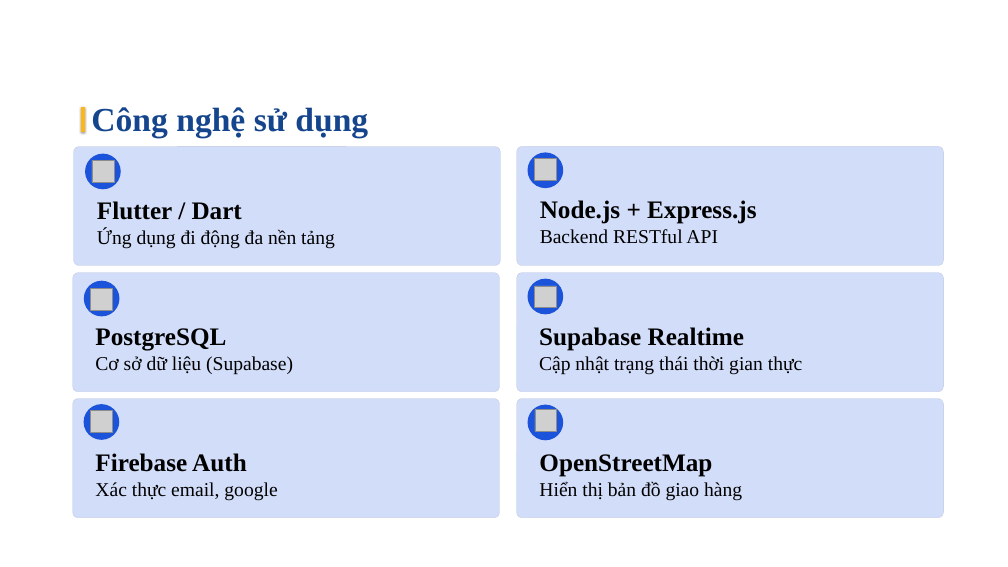
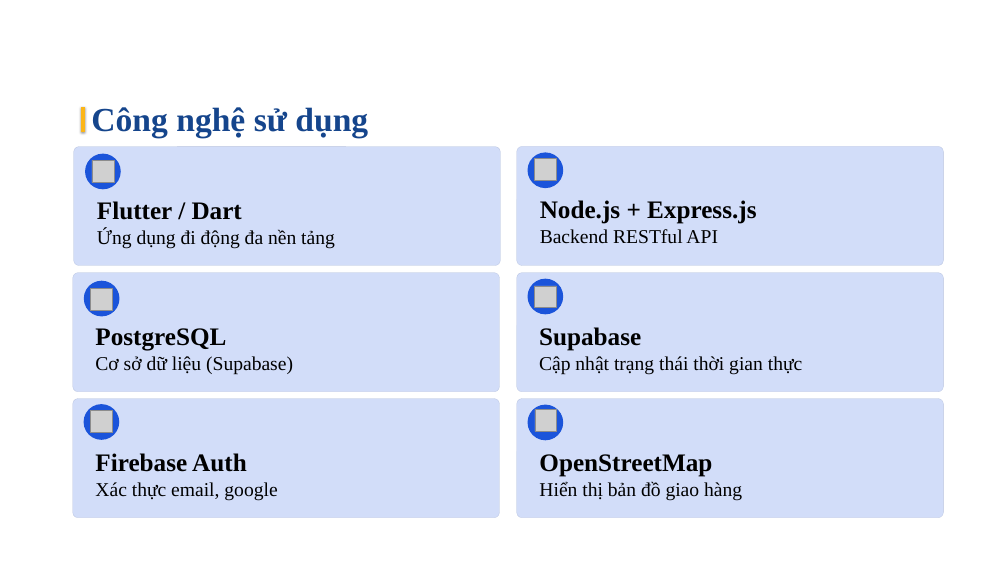
Before and after one commit to NguyenCongAn10/AppFoodDelivery, a slide deck: slide 4 of Powerpoint_NguyenCongAn.pptx. Drawn at 1008x567 pixels with LibreOffice and Linux fonts; fonts in the diff are those of the drawing; grey boxes stand for pictures; background and template pictures are left out. Boxes give left, top, right and bottom in pixels: in the first picture for what was removed or moved away, otherwise in the second. Text is boxed around its words. In the diff, an @@ line names an element or a change of style, - is before the commit and + after.

```diff
--- a/Powerpoint_NguyenCongAn.pptx
+++ b/Powerpoint_NguyenCongAn.pptx
@@ text at bbox=[539, 327, 641, 351]: text changed @@
-Supabase Realtime
+Supabase
```
Also in this commit, not shown: 1 other slide changed, 11 other files.
